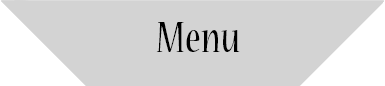
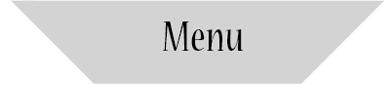
Layer changes from the first 385×86 image to the second:
painted on "Layer 5" over (1, 0, 384, 86)
hid "Layer 4" over (1, 0, 384, 86)
hid "Layer 3" over (1, 0, 383, 86)
hid "Layer 2" over (1, 0, 384, 86)
hid "Layer 1" over (1, 0, 384, 86)
